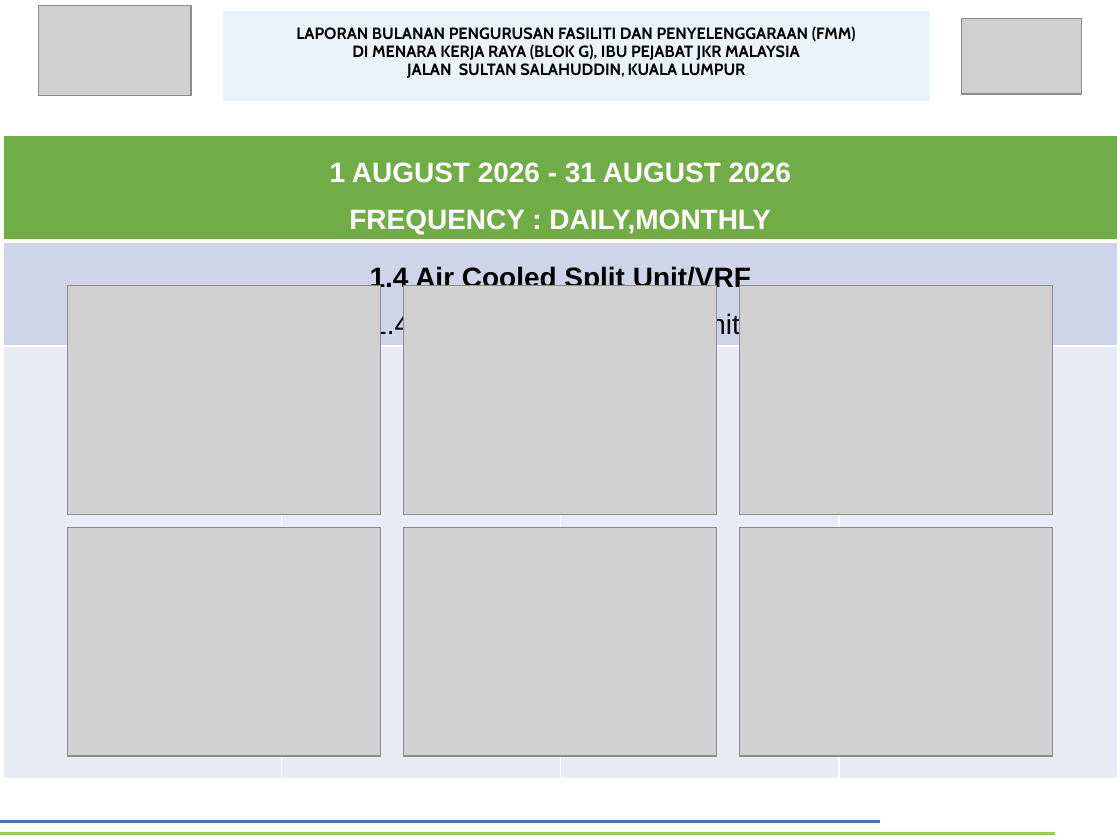
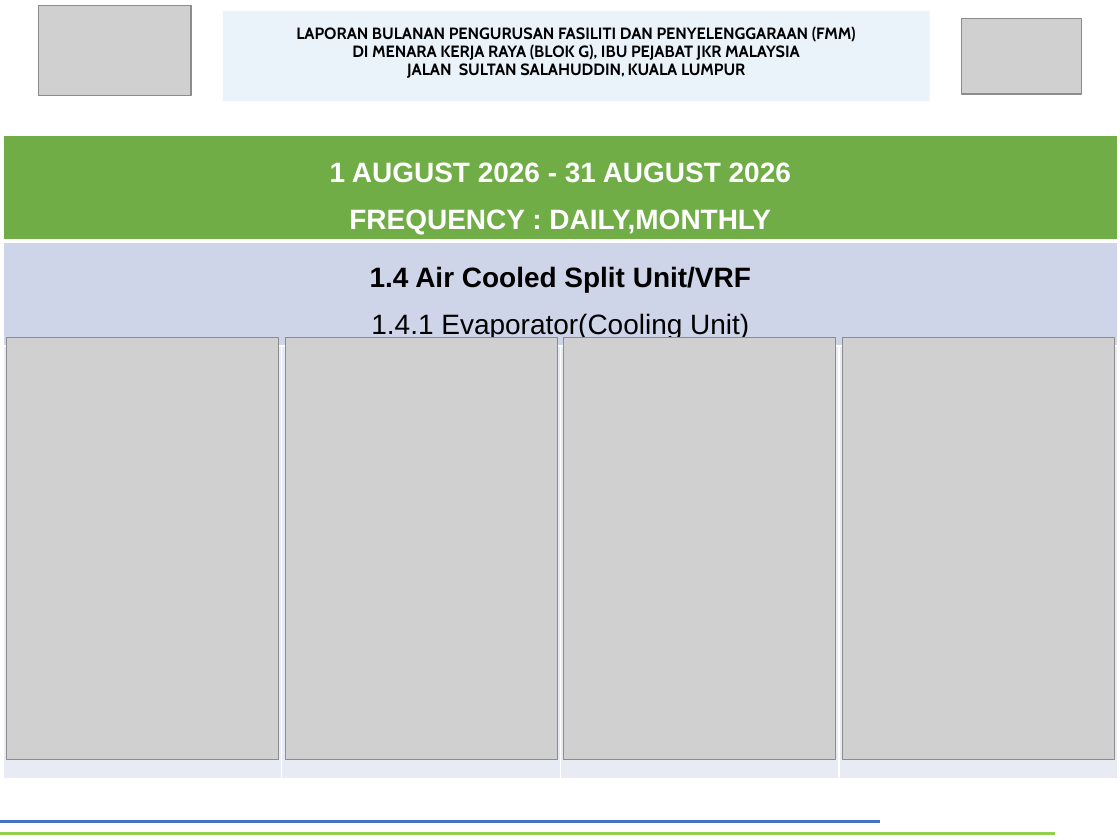
Before and after one commit to wukongfantastic5-droid/Database-JKR, a slide deck: slide 15 of Report_Monthly/August 2026/2.0 Monthly Monitoring Report/Report_Bergambar_August_2026.pptx. Drawn at 1120x840 pixels with LibreOffice and Linux fonts; fonts in the diff are those of the drawing; grey boxes stand for pictures. Boxes give left, top, right and bottom in pixels: in the first picture for what was removed or moved away, otherwise in the second. Text is boxed around its words. In the diff, an @@ line names an element or a change of style, - is before the commit and + after.

```diff
--- a/Report_Monthly/August 2026/2.0 Monthly Monitoring Report/Report_Bergambar_August_2026.pptx
+++ b/Report_Monthly/August 2026/2.0 Monthly Monitoring Report/Report_Bergambar_August_2026.pptx
@@ picture removed at [403, 286, 717, 514] @@
@@ picture removed at [739, 286, 1053, 514] @@
@@ picture: place and size @@
-picture at [67, 286, 381, 514]
+picture at [7, 338, 279, 760]
@@ picture added at [286, 338, 558, 760] @@
@@ picture added at [563, 338, 836, 760] @@
@@ picture added at [842, 338, 1114, 760] @@
@@ picture removed at [67, 528, 381, 756] @@
@@ picture removed at [403, 528, 717, 756] @@
@@ picture removed at [739, 528, 1053, 756] @@
```
Also in this commit, not shown: 1 other slide changed.
